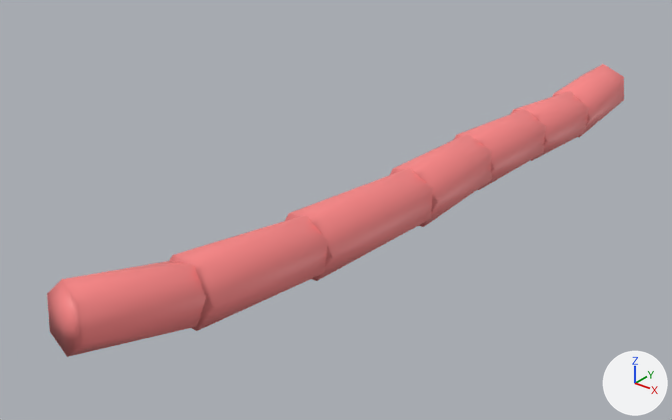
Two versions of the glTF model public/data/plots/sample/media/qsm/209.glb, one commit apart.
One viewpoint serves both versions: a 50 mm camera at (6.73, -5.35, 1.4) aimed at (4.72, -2.85, -0.16). The axes (+X, +Y, +Z) are drawn at lower right. The lights are the same throughout. The picture after the commit comes second. Vertices at exactly the same position are counted once.

Script lines for the objects in view, before the commit:
```python
me_mesh_0 = bpy.data.meshes.new('Mesh_0')
me_mesh_0.from_pydata(...)  # 92 vertices, 168 faces; spans x 4.82..5.12, y -4.24..-0.9, z -0.28..0.22
me_mesh_0.materials.append(mat_defaultmaterial)
ob_mesh_0 = bpy.data.objects.new('Mesh_0', me_mesh_0)
ob_mesh_0.location = (0.0, 0.0, 0.0)
```
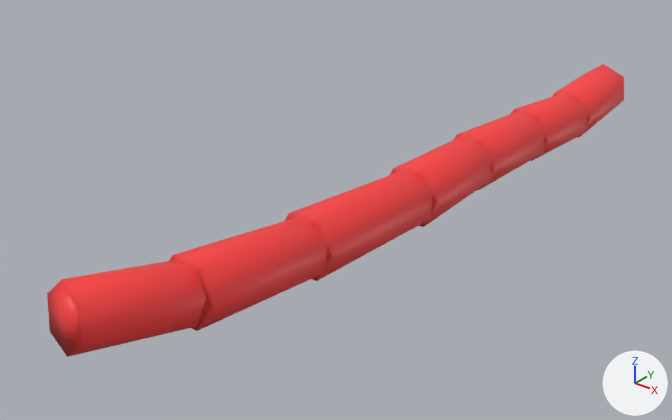
Location of each change, (x1, y1, x2, y2) in pixels of the pictures (672 x 420 px):
part 1 of me_mesh_0, recoloured (pink to red)
    both: (47, 64, 624, 357)

The change, as a diff of the scene's bpy script:
```diff
--- a/public/data/plots/sample/media/qsm/209.glb.py
+++ b/public/data/plots/sample/media/qsm/209.glb.py
@@ me_mesh_0 @@
 me_mesh_0.from_pydata(...)  # 92 vertices, 168 faces; spans x 4.82..5.12, y -4.24..-0.9, z -0.28..0.22
 # used by ob_mesh_0; location = (0.0, 0.0, 0.0)
+# me_mesh_0 part 1: 168 faces centred in x 4.83..5.1, y -4.23..-0.9, z -0.25..0.19 are repainted in the vertex colours; the middle colour goes from pink #ff8888 to red #ff3f3f
 me_mesh_0.materials.append(mat_defaultmaterial)
```
